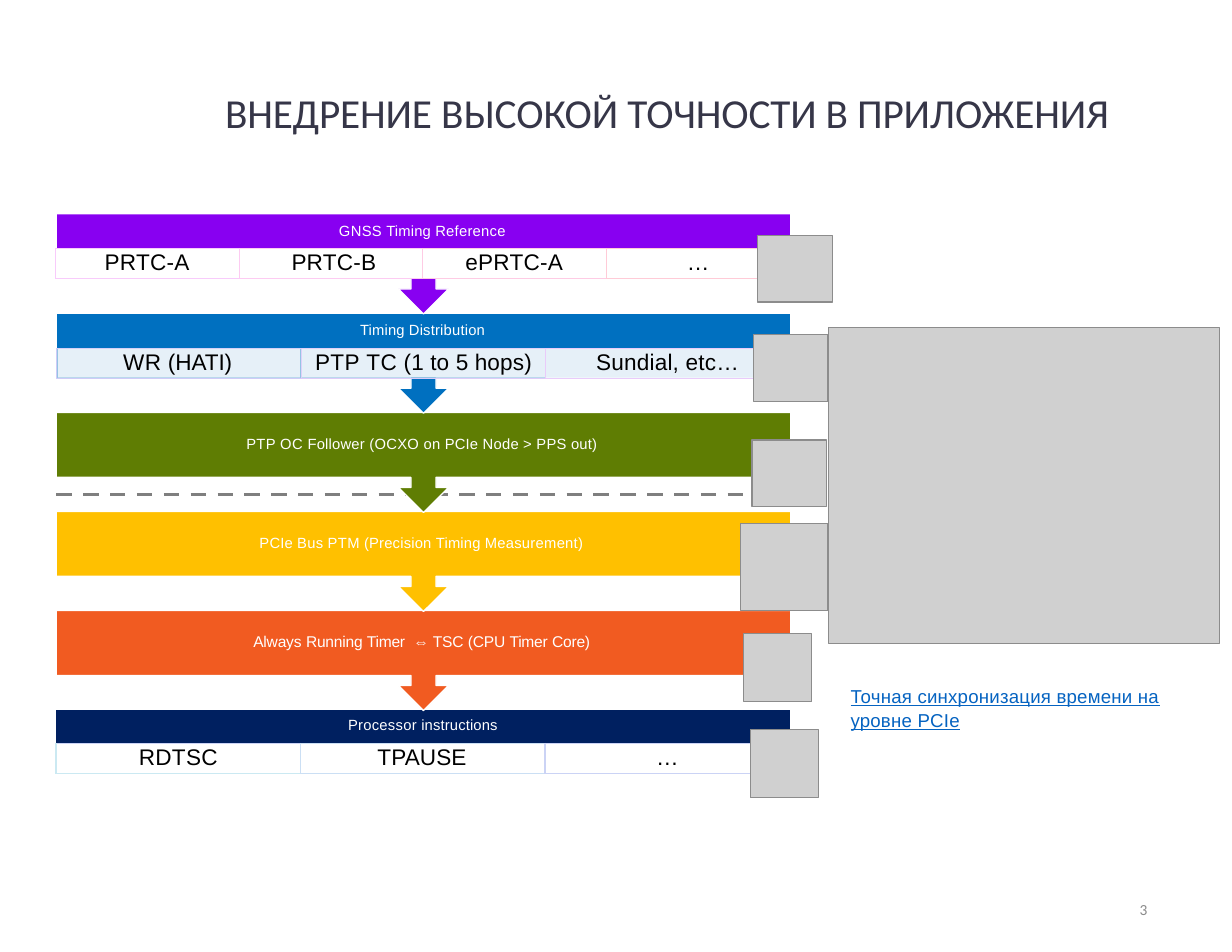
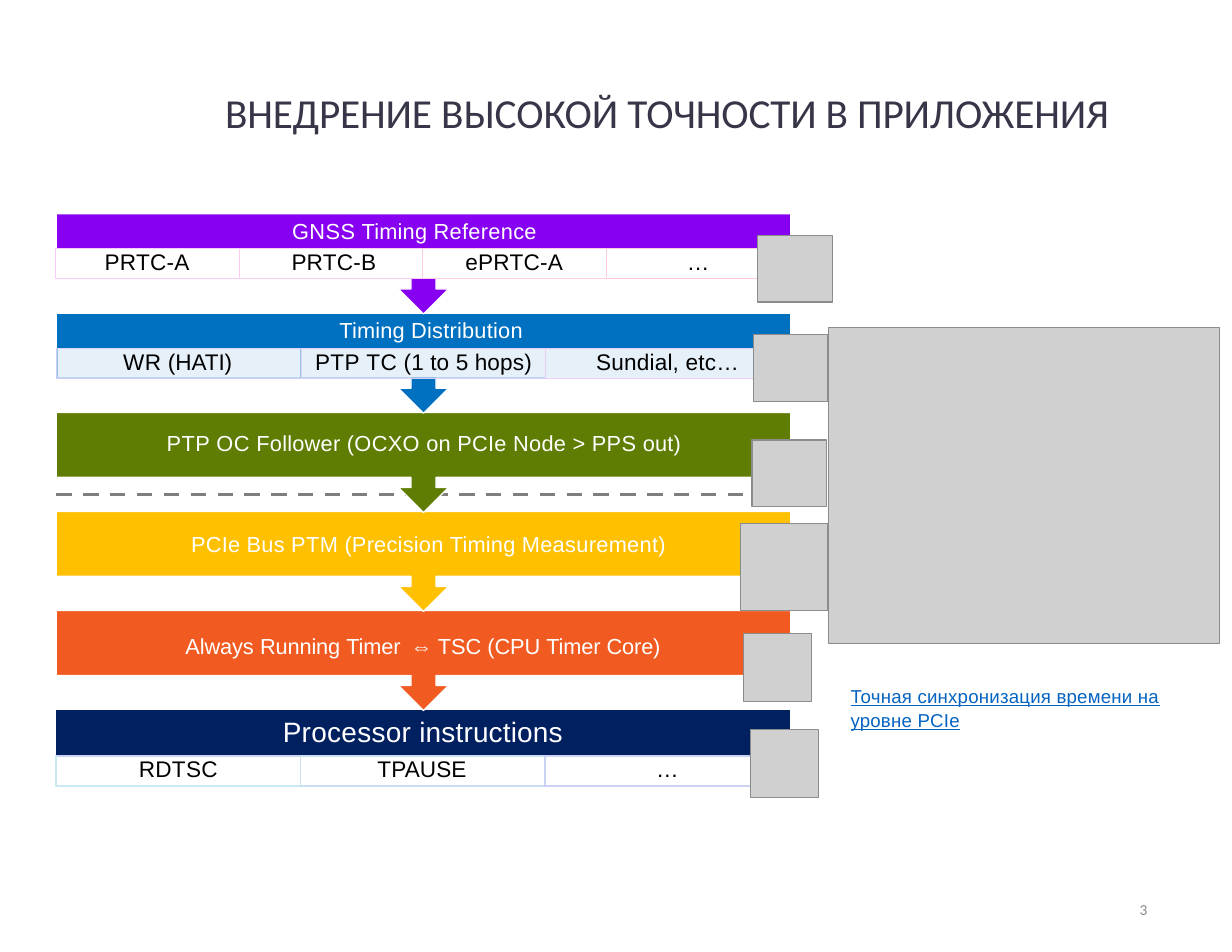
Before and after one commit to SiwaNetwork/QUANTUM, a slide deck: slide 3 of Time-Card/ДОКУМЕНТЫ/МАТЕРИАЛ СТАТЬИ/Применение в датацентрах и приложениях.pptx. Drawn at 1232x952 pixels with LibreOffice and Linux fonts; fonts in the diff are those of the drawing; grey boxes stand for pictures. Boxes give left, top, right and bottom in pixels: in the first picture for what was removed or moved away, otherwise in the second. Text is boxed around its words. In the diff, an @@ line names an element or a change of style, - is before the commit and + after.

```diff
--- a/Time-Card/ДОКУМЕНТЫ/МАТЕРИАЛ СТАТЬИ/Применение в датацентрах и приложениях.pptx
+++ b/Time-Card/ДОКУМЕНТЫ/МАТЕРИАЛ СТАТЬИ/Применение в датацентрах и приложениях.pptx
@@ size 9.5 to 14 pt in 4 elements at (x1=191, y1=536, x2=666, y2=557), (x1=339, y1=322, x2=522, y2=343), (x1=167, y1=435, x2=681, y2=455), (x1=292, y1=223, x2=537, y2=243) @@
@@ text "GNSS Timing Reference" moved from (x1=339, y1=225, x2=505, y2=239) to (x1=292, y1=223, x2=537, y2=243) @@
@@ text "Timing Distribution" moved from (x1=360, y1=324, x2=485, y2=338) to (x1=339, y1=322, x2=522, y2=343) @@
@@ text "PTP OC Follower (OCXO on ..." moved from (x1=246, y1=438, x2=597, y2=452) to (x1=167, y1=435, x2=681, y2=455) @@
@@ text "PCIe Bus PTM (Precision Timing ..." moved from (x1=259, y1=537, x2=583, y2=551) to (x1=191, y1=536, x2=666, y2=557) @@
@@ text "Always Running Timer ⇔ TSC ..." moved from (x1=253, y1=635, x2=590, y2=651) to (x1=185, y1=638, x2=661, y2=659) @@
@@ text "Always Running Timer ⇔ TSC ..." at (x1=185, y1=638, x2=661, y2=659): size 10 to 14 pt @@
@@ table at (x1=56, y1=710, x2=788, y2=786) @@
@@ size 9.5 to 18 pt in "Processor instructions" @@
```
Also in this commit, not shown: 2 other slides changed, 5 other files.
